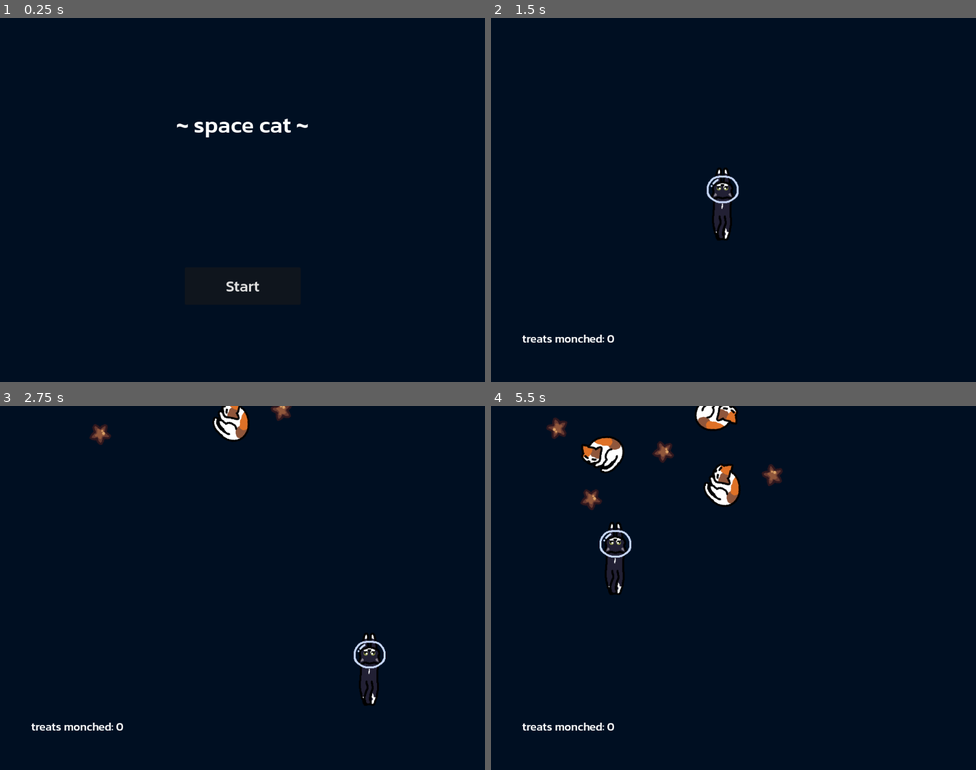
Above: before the commit, frames 1-4 (two rows, left to right).
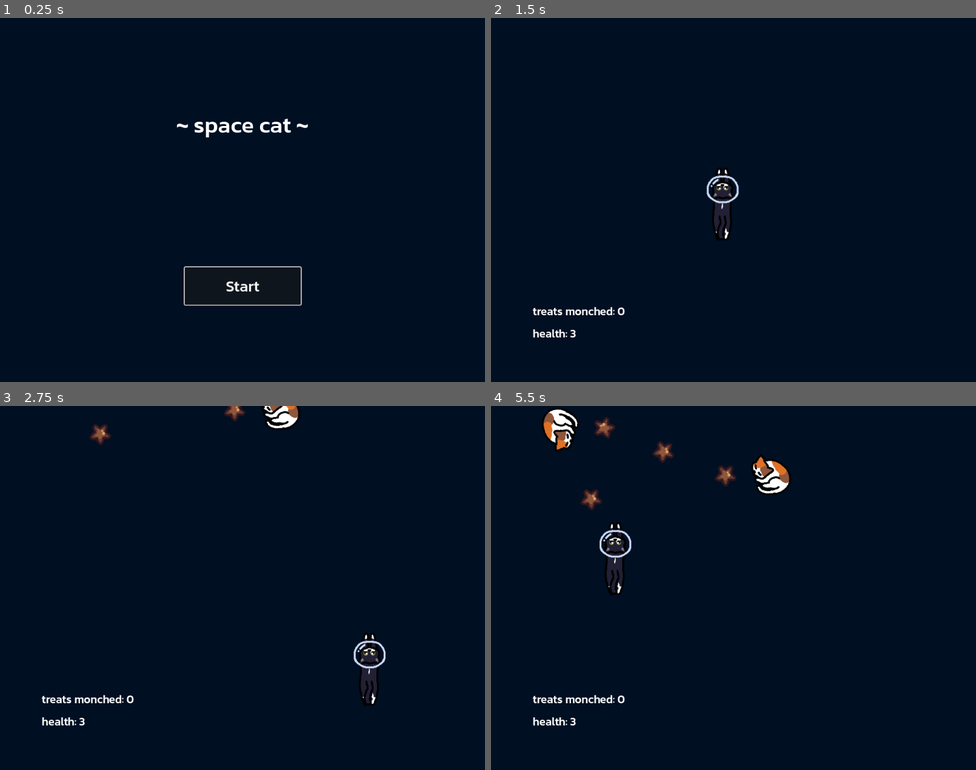
Above: after the commit, the same moments.

Repository: Kim-Lan/space-cat
Game: Godot game, scene res://main.tscn
Two runs of this game, one before a commit and one after it. Both use one fixed random seed, a clock stepped at 60 frames per second and the inputs below.
Inputs:
- Up to frame 1 (0.25 s): no input
- Up to frame 2 (1.5 s): click "Start" at 0.5 s; hold Right (right) from 1.28 s (still down)
- Up to frame 3 (2.75 s): release Right (right) at 2.03 s; hold Down (down) from 2.03 s (still down)
- Up to frame 4 (5.5 s): release Down (down) at 2.78 s; hold Right (right) 2.78-3.53 s; hold Up (up) 3.53-4.28 s; hold Left (left) from 4.28 s (still down)

The runs differ from the first frame. In frame 1, 0.3% of the frame differs, in the area x 37-63%, y 68-80%; in frame 2, 0.5%; in frame 3, 1.5%; in frame 4, 3.7%, in the area x 6-62%, y 0-90%.

Commit message:
add health ui, focusing for menu keyboard control

Diff:
--- a/UI/in_game_hud.gd
+++ b/UI/in_game_hud.gd
@@ -1,6 +1,10 @@
 extends CanvasLayer
 
 const SCORE_LABEL = "treats monched: "
+const HEALTH_LABEL = "health: "
 
 func update_score(score):
 	$ScoreLabel.text = SCORE_LABEL + str(score)
+
+func update_health(health):
+	$HealthLabel.text = HEALTH_LABEL + str(health)
--- a/UI/in_game_hud.tscn
+++ b/UI/in_game_hud.tscn
@@ -6,11 +6,19 @@
 script = ExtResource("1_5yvre")
 
 [node name="ScoreLabel" type="Label" parent="."]
-offset_left = 66.0
-offset_top = 647.0
-offset_right = 203.0
-offset_bottom = 707.0
+offset_left = 88.0
+offset_top = 589.0
+offset_right = 225.0
+offset_bottom = 649.0
 theme_override_font_sizes/font_size = 24
 text = "score: 0"
-horizontal_alignment = 1
 vertical_alignment = 1
+
+[node name="HealthLabel" type="Label" parent="."]
+offset_left = 88.0
+offset_top = 636.0
+offset_right = 225.0
+offset_bottom = 696.0
+theme_override_font_sizes/font_size = 24
+text = "health: 3"
+vertical_alignment = 1
--- a/UI/start_screen.gd
+++ b/UI/start_screen.gd
@@ -2,5 +2,8 @@
 
 signal start_button_pressed
 
+func _ready():
+	$StartButton.grab_focus()
+
 func _on_start_button_pressed():
 	start_button_pressed.emit()
--- a/UI/ui.gd
+++ b/UI/ui.gd
@@ -14,6 +14,7 @@
 func show_game_over():
 	$InGameHUD.hide()
 	$GameOverScreen.set_score_label($InGameHUD/ScoreLabel.text)
+	$GameOverScreen/PlayAgainButton.grab_focus()
 	$GameOverScreen.show()
 
 func _on_start_button_pressed():
--- a/main.tscn
+++ b/main.tscn
@@ -29,7 +29,7 @@
 position = Vector2(480, 360)
 
 [node name="NPCTimer" type="Timer" parent="."]
-wait_time = 1.5
+wait_time = 2.0
 
 [node name="TreatTimer" type="Timer" parent="."]
 
